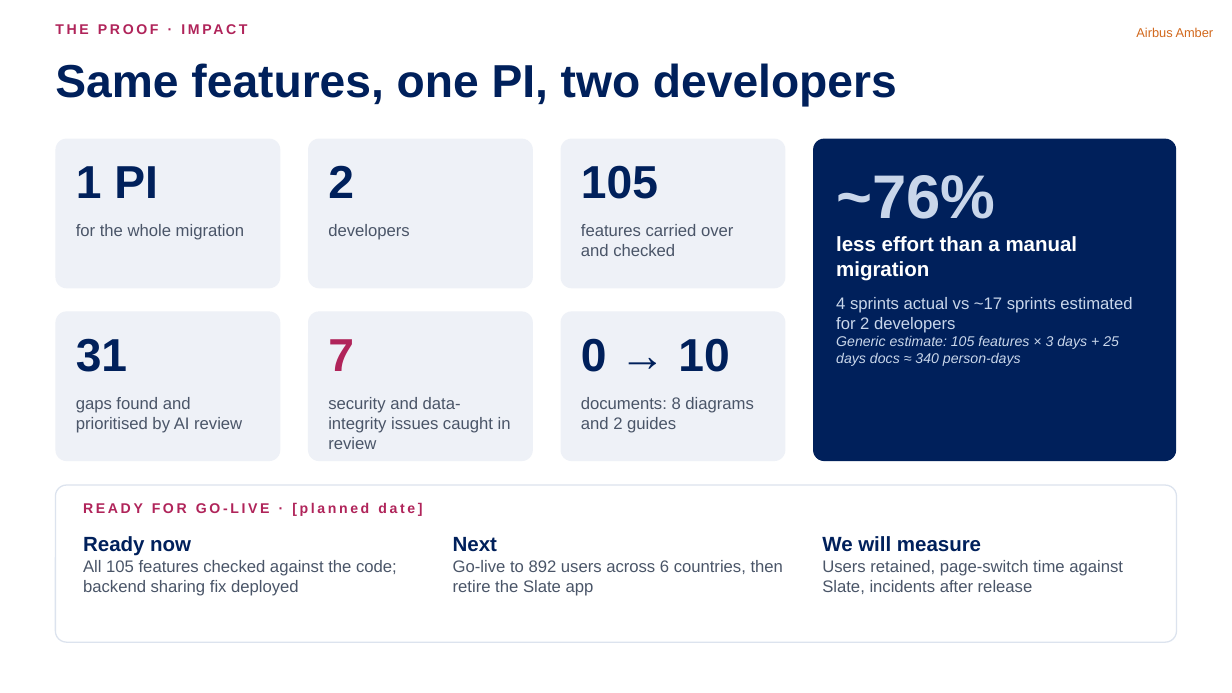
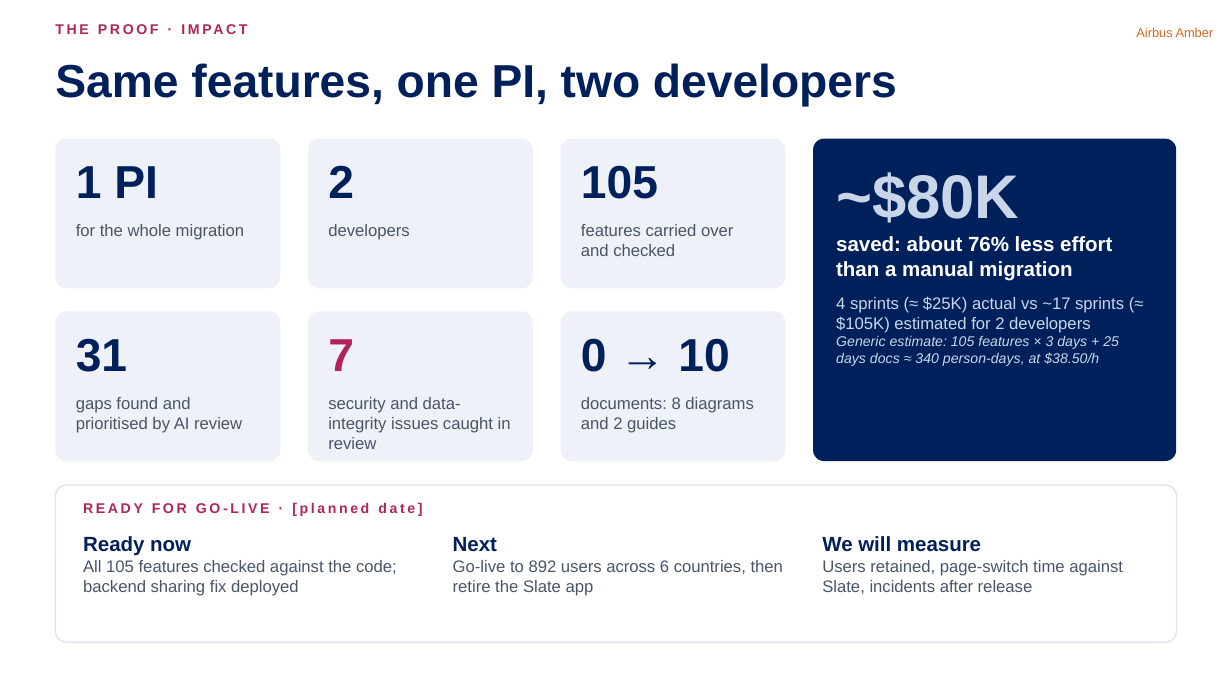
Before and after one commit to nithinram97/archify, a slide deck: slide 6 of erm-migration/docs/ERM-Migration-Jury-Pitch-v2.pptx (slide 5 before the commit). Drawn at 1232x693 pixels with LibreOffice and Linux fonts; fonts in the diff are those of the drawing. Boxes give left, top, right and bottom in pixels: in the first picture for what was removed or moved away, otherwise in the second. Text is boxed around its words. In the diff, an @@ line names an element or a change of style, - is before the commit and + after.

```diff
--- a/erm-migration/docs/ERM-Migration-Jury-Pitch-v2.pptx
+++ b/erm-migration/docs/ERM-Migration-Jury-Pitch-v2.pptx
@@ text at (836,172,1124,366): text changed @@
-~76%
-less effort than a manual migration
-4 sprints actual vs ~17 sprints estimated for 2 developers
-Generic estimate: 105 features × 3 days + 25 days docs ≈ 340 person-days
+~$80K
+saved: about 76% less effort than a manual migration
+4 sprints (≈ $25K) actual vs ~17 sprints (≈ $105K) estimated for 2 developers
+Generic estimate: 105 features × 3 days + 25 days docs ≈ 340 person-days, at $38.50/h
```
Also in this commit, not shown: 3 other slides changed, 2 slides added, 4 other files.
